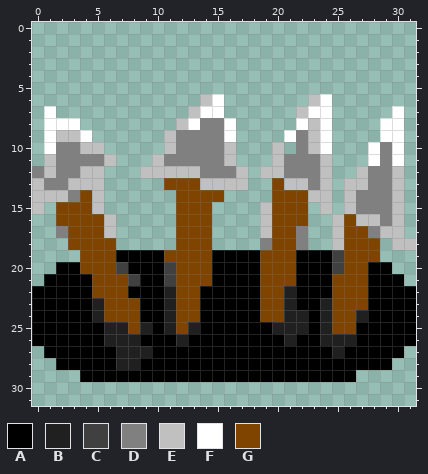
File history of a pixel-art sprite, sprites/spr_trap/6afb1fc3-e8a1-47fc-8837-c497fc89a0cd.png. The picture above is the old version.
The file is 32x32 pixels. Pixels under 10% opacity are left out. Colours within 5 levels of each other are drawn and written as one.
Palette (. is transparent): A #000000  B #202020  C #404040  D #808080  E #c0c0c0  F #ffffff  G #7e4400
Pixels before, first column x 0:
 6 ..............EF.......EF.......
 7 .F...........EFF......EFF.....F.
 8 .FFF........EFDDF.....FEF....FF.
 9 .FEEF......EDDDDF....FDEF....FF.
10 .FDDEE.....EDDDDE...E.DEF...FDF.
11 .EDDDDE...EDDDDDE...EDDDE...FDF.
12 DEDDEE...EEEEEDDDE.EEDDDE..EDDE.
13 EDDEEE.....GGGEEEE..GEEDE.EEDDE.
14 EEEDGE......GGGG....GGGEE.EDDDE.
15 E.GGGE......GGG....EGGG.E.EDDDE.
16 ..GGGGE.....GGG....EGGG..EGEEDE.
17 ..DGGGE.....GGG....EGGD..EGGDEE.
18 ...GGGG.....GGG....DGGD..EGGG.EE
19 ....GGGAAAAGGGGAAAAGGGAAACGGG...
20 ..AAGGGCAAACGGGAAAAGGGAAACGGAA..
21 .AAAAGGGCAACGGGAAAAGGGAAAGGGAAA.
22 AAAAAGGGAAABGGAAAAAGGBAAAGGGAAAA
23 AAAAABGGGAABGGAAAAAGGBAABGGGAAAA
24 AAAAABGGGAABGGAAAAAGGBBABGGBAAAA
25 AAAAAABBGBABGBAAAAAABBBABGGAAAAA
26 AAAAAABBBAAABAAAAAAAABAABBBAAAAA
27 .AAAAAABBBAAAAAAAAAAAAAAABAAAAA.
28 ..AAAAABBAAAAAAAAAAAAAAAAAAAAA..
29 ....AAAAAAAAAAAAAAAAAAAAAAA.....
Now the later version:
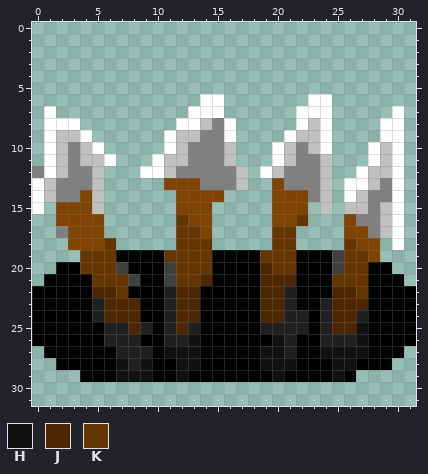
Colours new in this view: H #111111  J #4c2700  K #663600
The edit:
Changed rows in their new state; - is an unchanged pixel.
first column x 0:
 6 --------------F--------F--------
 7 -------------F--------F---------
 8 ------------F-E-----------------
 9 -----------FEE--------E---------
10 --E--F-----FE-------FE-------E--
11 -FE-EEF---FEE-------FE-------E--
12 -FE-D----FF-DD-----F-------FEEF-
13 FE-DD---------DDD----DD---FFE-F-
14 F-D--------------------D--FE--F-
15 F------------------.-------E-EF-
16 ------.-----K------.--K--.-DDEF-
17 ------.-----KK-----.KK.--.----F-
18 ------K-----KKK----.KK.--.K---F.
19 ----KKK----KKKK----KKK----KK----
20 ----KKK-----KKK----JKK----KK----
21 -----KKK----KKJ----JJJ---KKK----
22 -----JJK----JJ-----JJ----JJK----
23 ------JJJ---JJ-----JJ----JJJ----
24 ------JJJ---JJ-----JJ----JJ-----
25 --------J---J------B-----JJH----
26 -----------B-H------H------H----
27 -----------HHH-----HHB--HHHH----
28 -------H-H--HH-----HHH---HH-----
29 -------HHH--H-------H----H------
Where, in picture pixels (left, top, right, bottom), the same in both pictures:
changed: (32, 94, 416, 382)
